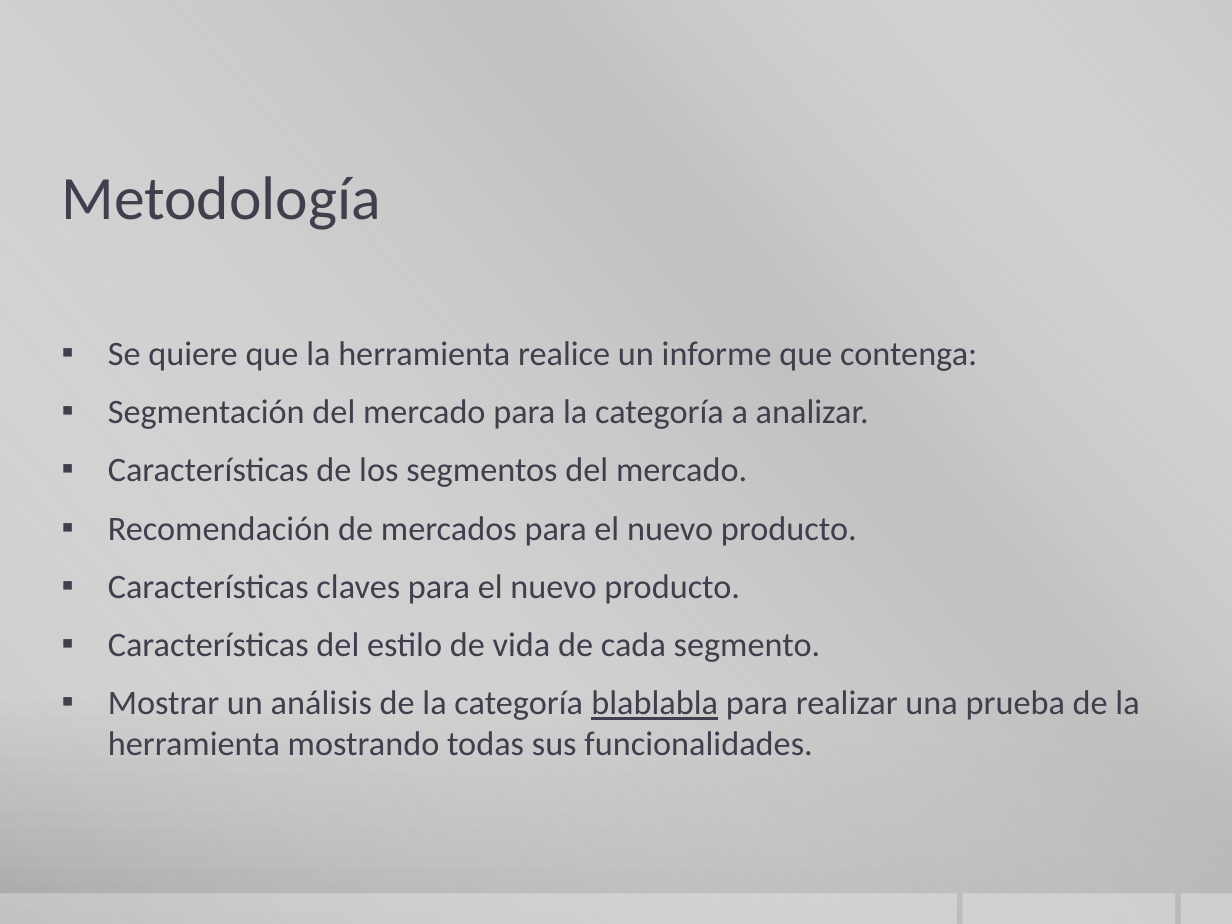
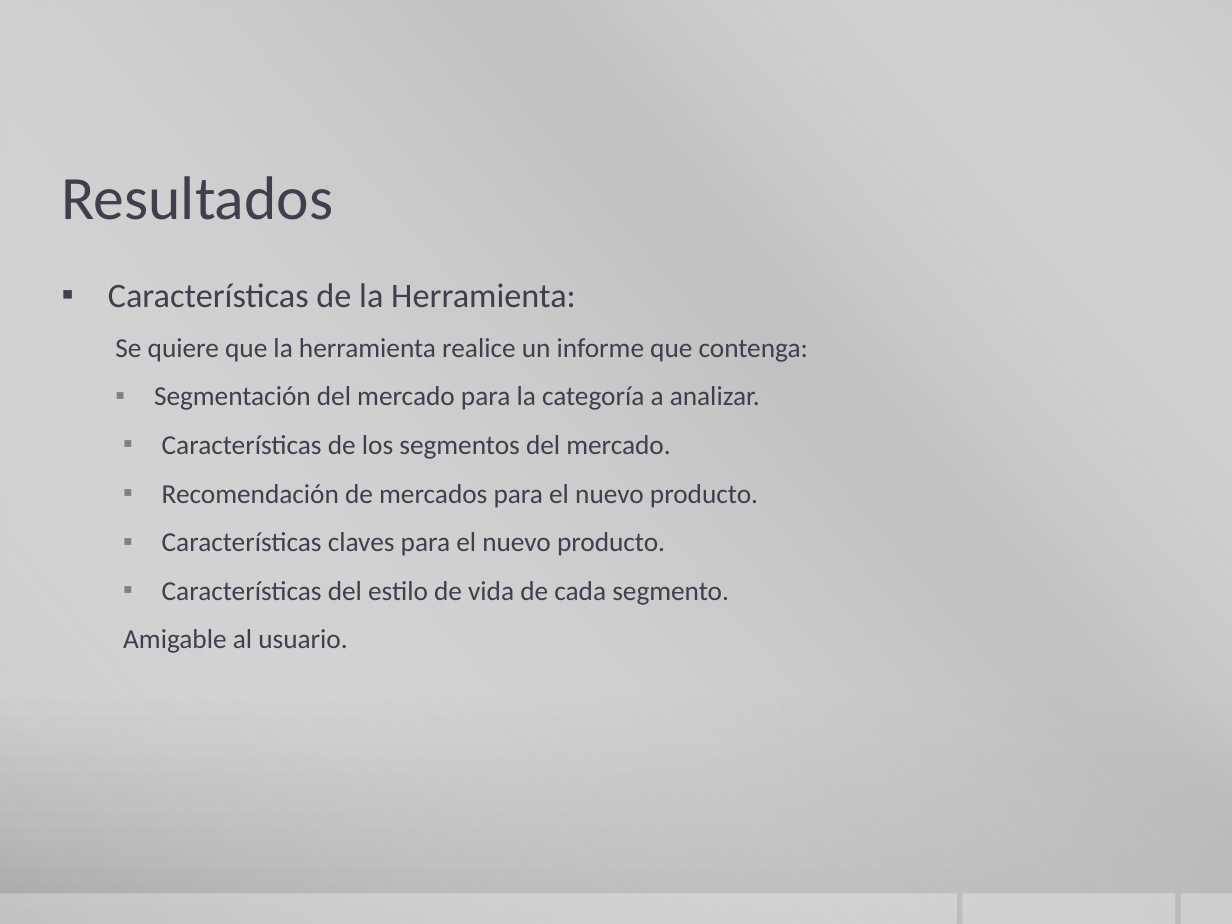
Before and after one commit to juancamilo87/segmart, a slide deck: slide 11 of SegMart/docs/Presentación Sustentación.pptx (slide 9 before the commit). Drawn at 1232x924 pixels with LibreOffice and Linux fonts; fonts in the diff are those of the drawing; background and template pictures are left out. Boxes give left, top, right and bottom in pixels: in the first picture for what was removed or moved away, otherwise in the second. Text is boxed around its words. In the diff, an @@ line names an element or a change of style, - is before the commit and + after.

```diff
--- a/SegMart/docs/Presentación Sustentación.pptx
+++ b/SegMart/docs/Presentación Sustentación.pptx
@@ title at bbox=[62, 176, 334, 220]: text changed @@
-Metodología
+Resultados
@@ text at bbox=[108, 283, 576, 307]: paragraph added @@
+▪ Características de la Herramienta:
@@ text at bbox=[115, 338, 808, 605]: size 20 to 16 pt in "Se quiere que la herramienta realice un ...", "Segmentación del mercado para la categoría a ...", "Características de los segmentos del mercado.", "Recomendación de mercados para el nuevo producto." and 2 more places; bullet ▪ to none; list level 1 to 2 in "Se quiere que la herramienta ..."; list level 1 to 2 in "Segmentación del mercado para la ..."; list level 1 to 2 in "Características de los segmentos del ..."; list level 1 to 2 in "Recomendación de mercados para el ..."; list level 1 to 2 in "Características claves para el nuevo ..."; list level 1 to 2 in "Características del estilo de vida ..." @@
@@ text at bbox=[123, 629, 347, 653]: text changed; size 20 to 16 pt @@
-▪ Mostrar un análisis de la categoría blablabla para realizar una prueba de la herramienta mostrando todas sus funcionalidades.
+  Amigable al usuario.
```
Also in this commit, not shown: 4 other slides changed, 5 slides added, 2 slides removed.
